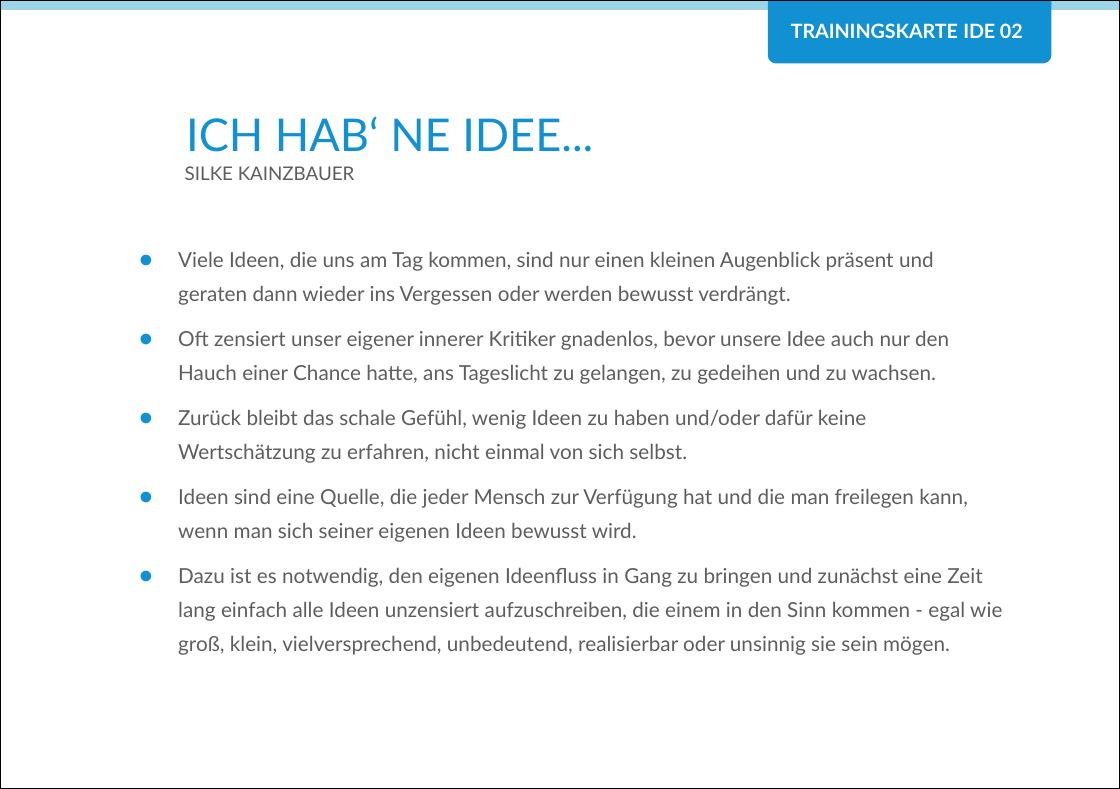
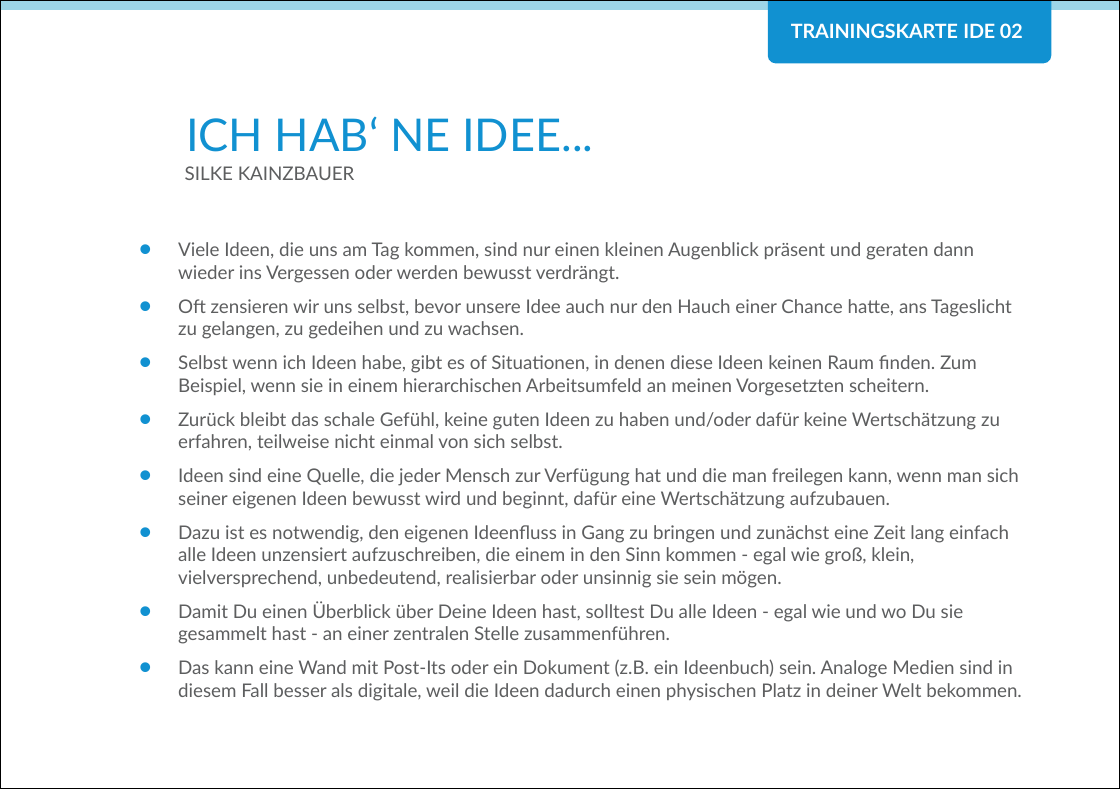
Before and after one commit to Teamtool/training-materials, a slide deck: slide 1 of agile moves/Ideas (IDE)/ger/apprentice/ger_IDE_02_Ich_hab_ne_Idee_AM_A.pptx. Drawn at 1120x789 pixels with LibreOffice and Linux fonts; fonts in the diff are those of the drawing; background and template pictures are left out. Boxes give left, top, right and bottom in pixels: in the first picture for what was removed or moved away, otherwise in the second. Text is boxed around its words. In the diff, an @@ line names an element or a change of style, - is before the commit and + after.

```diff
--- a/agile moves/Ideas (IDE)/ger/apprentice/ger_IDE_02_Ich_hab_ne_Idee_AM_A.pptx
+++ b/agile moves/Ideas (IDE)/ger/apprentice/ger_IDE_02_Ich_hab_ne_Idee_AM_A.pptx
@@ text at box(178, 242, 1009, 588): size 11 to 10 pt in "Viele Ideen, die uns am Tag kommen, ...", "Dazu ist es notwendig, den eigenen Ideenfluss ..."; line spacing 18pt to 1 @@
@@ text at box(178, 299, 1019, 509): text changed; size 11 to 10 pt @@
-• Oft zensiert unser eigener innerer Kritiker gnadenlos, bevor unsere Idee auch nur den Hauch einer Chance hatte, ans Tageslicht zu gelangen, zu gedeihen und zu wachsen.
-• Zurück bleibt das schale Gefühl, wenig Ideen zu haben und/oder dafür keine Wertschätzung zu erfahren, nicht einmal von sich selbst.
-• Ideen sind eine Quelle, die jeder Mensch zur Verfügung hat und die man freilegen kann, wenn man sich seiner eigenen Ideen bewusst wird.
+• Oft zensieren wir uns selbst, bevor unsere Idee auch nur den Hauch einer Chance hatte, ans Tageslicht zu gelangen, zu gedeihen und zu wachsen.
+• Selbst wenn ich Ideen habe, gibt es of Situationen, in denen diese Ideen keinen Raum finden. Zum Beispiel, wenn sie in einem hierarchischen Arbeitsumfeld an meinen Vorgesetzten scheitern.
+• Zurück bleibt das schale Gefühl, keine guten Ideen zu haben und/oder dafür keine Wertschätzung zu erfahren, teilweise nicht einmal von sich selbst.
+• Ideen sind eine Quelle, die jeder Mensch zur Verfügung hat und die man freilegen kann, wenn man sich seiner eigenen Ideen bewusst wird und beginnt, dafür eine Wertschätzung aufzubauen.
@@ text at box(178, 602, 1022, 701): paragraphs added @@
+• Damit Du einen Überblick über Deine Ideen hast, solltest Du alle Ideen - egal wie und wo Du sie gesammelt hast - an einer zentralen Stelle zusammenführen.
+• Das kann eine Wand mit Post-Its oder ein Dokument (z.B. ein Ideenbuch) sein. Analoge Medien sind in diesem Fall besser als digitale, weil die Ideen dadurch einen physischen Platz in deiner Welt bekommen.
```
Also in this commit, not shown: 1 other slide changed, 1 other file.
